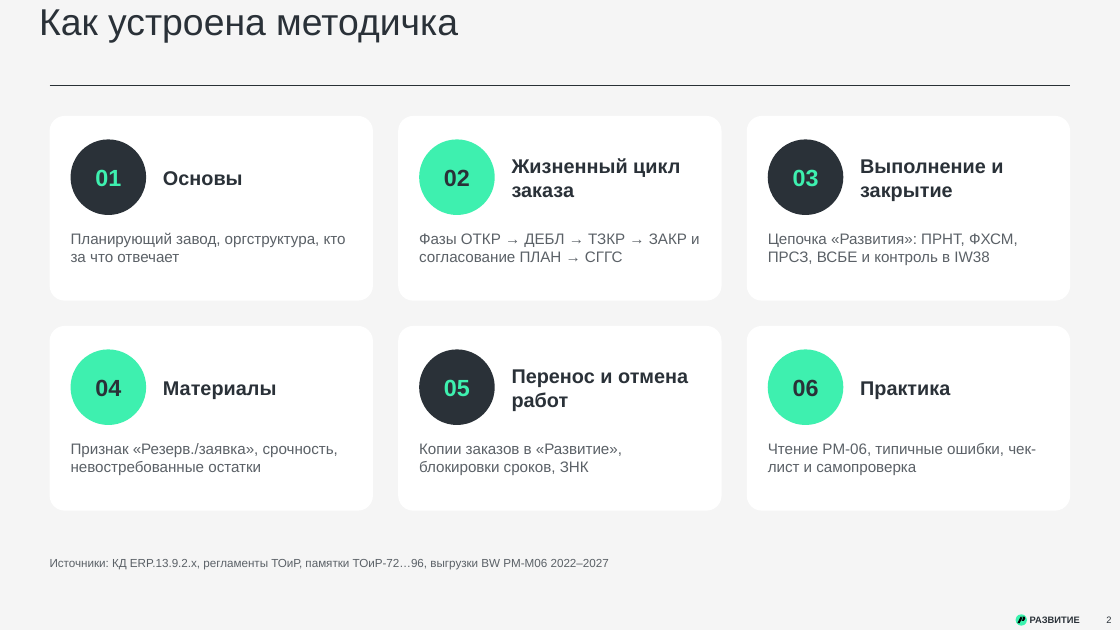
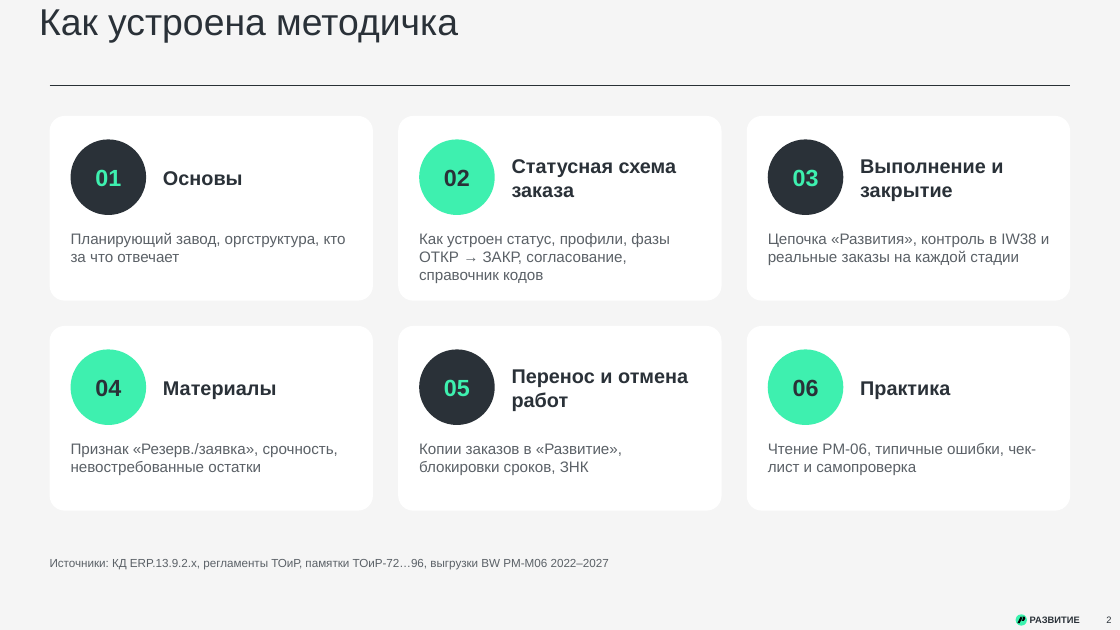
Before and after one commit to victorekuznetsov/TZ, a slide deck: slide 2 of exports/SAP_TORO_metodichka_planirovshika.pptx. Drawn at 1120x630 pixels with LibreOffice and Linux fonts; fonts in the diff are those of the drawing. Boxes give left, top, right and bottom in pixels: in the first picture for what was removed or moved away, otherwise in the second. Text is boxed around its words. In the diff, an @@ line names an element or a change of style, - is before the commit and + after.

```diff
--- a/exports/SAP_TORO_metodichka_planirovshika.pptx
+++ b/exports/SAP_TORO_metodichka_planirovshika.pptx
@@ text at <box>512,159,677,197</box>: text changed @@
-Жизненный цикл заказа
+Статусная схема заказа
@@ text at <box>419,233,670,283</box>: text changed @@
-Фазы ОТКР → ДЕБЛ → ТЗКР → ЗАКР и согласование ПЛАН → СГГС
+Как устроен статус, профили, фазы ОТКР → ЗАКР, согласование, справочник кодов
@@ text at <box>768,233,1049,265</box>: text changed @@
-Цепочка «Развития»: ПРНТ, ФХСМ, ПРСЗ, ВСБЕ и контроль в IW38
+Цепочка «Развития», контроль в IW38 и реальные заказы на каждой стадии
```
Also in this commit, not shown: 1 other slide changed, 8 slides added, 1 slide removed, 1 other file.
